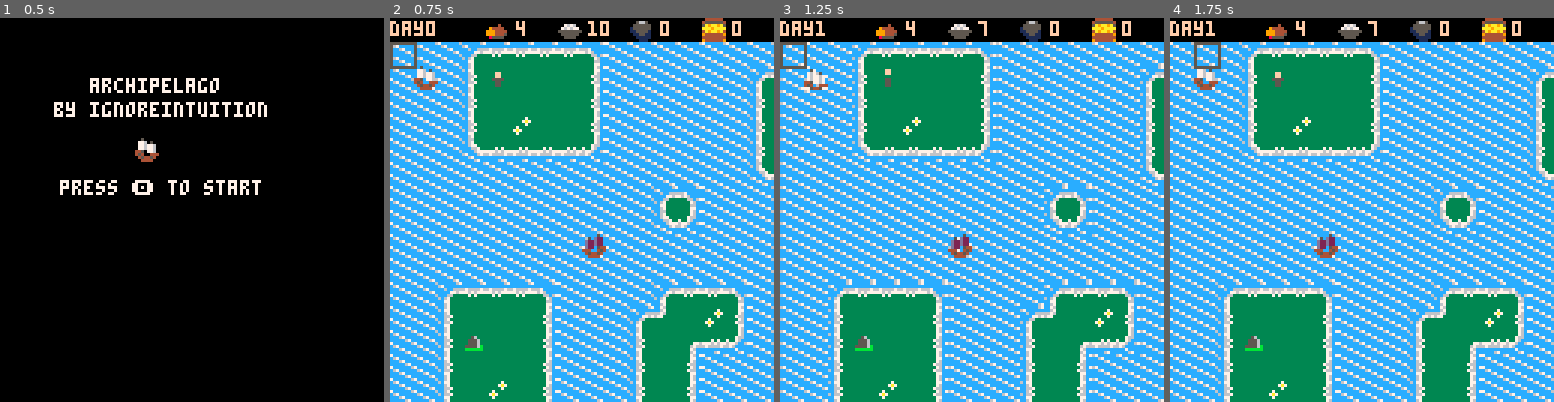
Above: before the commit, frames 1-4 (left to right).
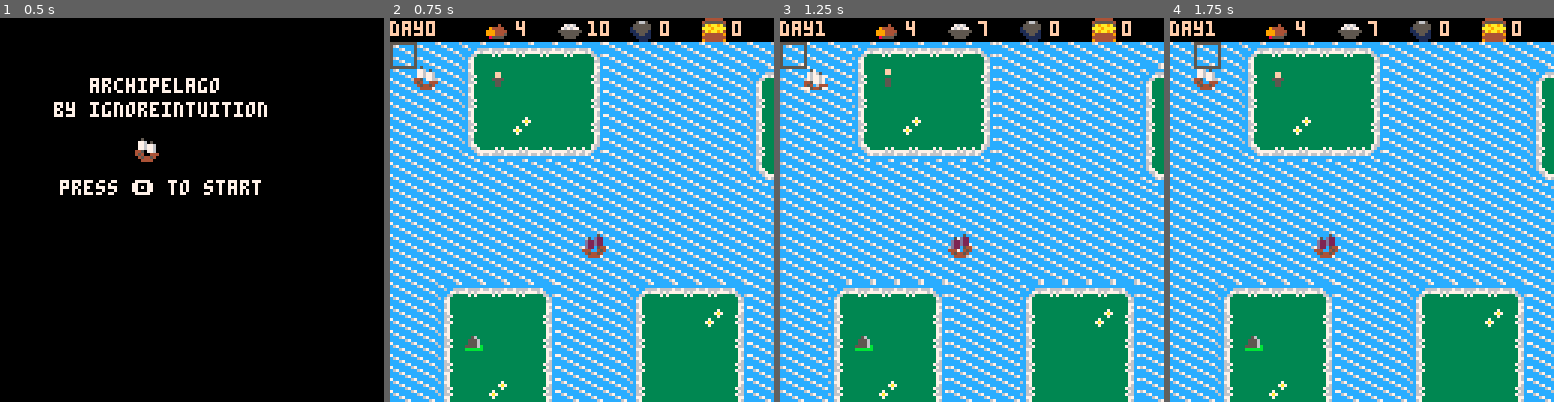
Above: after the commit, the same moments.

Repository: ignoreintuition/archipelago
Game: PICO-8 cartridge archipelago.p8
The game is run twice, just before and just after one commit, with the same random seed, the same clock (stepped at 60 frames per second) and the same inputs.
Inputs:
- Up to frame 1 (0.5 s): tap X (X key) at 0.33 s
- Up to frame 2 (0.75 s): tap O (Z key) at 0.7 s
- Up to frame 3 (1.25 s): tap X (X key) at 1.07 s
- Up to frame 4 (1.75 s): hold Right from 1.6 s (still down); tap O (Z key) at 1.7 s

Frame 1 is identical in both runs. In frame 2, 4.0% of the frame differs, in the area x 62-94%, y 43-100%; in frame 3, 4.0%; in frame 4, 4.0%.

Commit message:
manage islands

Diff:
--- a/archipelago.p8
+++ b/archipelago.p8
@@ -86,13 +86,13 @@
 00000000000000000000000000000000000000000000000000000000000000000000000000000000000000000000000000000000000000000000000000000000
 00000000000000000000000000000000000000000000000000000000000000000000000000000000000000000000000000000000000000000000000000000000
 00000000000000000000000000000000000000000000000000000000000000000000000000000000000000000000000000000000000000000000000000000000
-101010101010302121210121f0212121c050505050a0101010101010101010101010101010101010101010101010101010101010101010101010101010101010
-10101010101010101010101010101010101010101010101010101010101010101010101010101010101010101010101010101010101010101010101010101010
-101010101010302101212121c0505050a01010101010101010101010101010101010101010101010101010101010101010101010101010101010101010101010
-10101010101010101010101010101010101010101010101010101010101010101010101010101010101010101010101010101010101010101010101010101010
-1010101010103021212121c0a0101010101010101010101010101010101010101010101010101010101010101010101010101010101010101010101010101010
-10101010101010101010101010101010101010101010101010101010101010101010101010101010101010101010101010101010101010101010101010101010
-1010101010109050505050a010101010101010101010101010101010101010101010101010101010101010101010101010101010101010101010101010101010
+101010101010109050505050505050505050505050a0101010101010101010101010101010101010101010101010101010101010101010101010101010101010
+10101010101010101010101010101010101010101010101010101010101010101010101010101010101010101010101010101010101010101010101010101010
+10101010101010101010101010101010101010101010101010101010101010101010101010101010101010101010101010101010101010101010101010101010
+10101010101010101010101010101010101010101010101010101010101010101010101010101010101010101010101010101010101010101010101010101010
+10101010101010101010101010101010101010101010101010101010101010101010101010101010101010101010101010101010101010101010101010101010
+10101010101010101010101010101010101010101010101010101010101010101010101010101010101010101010101010101010101010101010101010101010
+10101010101010101010101010101010101010101010101010101010101010101010101010101010101010101010101010101010101010101010101010101010
 10101010101010101010101010101010101010101010101010101010101010101010101010101010101010101010101010101010101010101010101010101010
 10101010101010101010101010101010101010101010101010101010101010101010101010101010101010101010101010101010101010101010101010101010
 10101010101010101010101010101010101010101010101010101010101010101010101010101010101010101010101010101010101010101010101010101010
@@ -287,34 +287,34 @@
 0101010706060606080101010101010101010101010101010101010101010101010101010101010101010101010101010101010101010101010101010101010101010101010101010101010101010101010101010101010101010101010101010101010101010101010101010101010101010101010101010101010101010101
 0101010312121212040101010101010706060606060801010101010101010101010101010101010101010101010101010101010101010101010101010101010101010101010101010101010101010101010101010101010101010101010101010101010101010101010101010101010101010101010101010101010101010101
 0101010312121212040101010101010312120f12120401010101010101010101010101010101010101010101010101010101010101010101010101010101010101010101010101010101010101010101010101010101010101010101010101010101010101010101010101010101010101010101010101010101010101010101
-01010103120f121204010101010101030f121011120d06080101010101010706060606080101010101010101010101010101010101010101010101010101010101010101010101010101010101010101010101010101010101010101010101010101010101010101010101010101010101010101010101010101010101010101
-01010109050505050a0101010101010312121211111212040101010101070e12120c050a0101010101010101010101010101010101010101010101010101010101010101010101010101010101010101010101010101010101010101010101010101010101010101010101010101010101010101010101010101010101010101
-0101010101010101010101010101010905050b12120f12040101010101031212120401010101010101010101010101010101010101010101010101010101010101010101010101010101010101010101010101010101010101010101010101010101010101010101010101010101010101010101010101010101010101010101
-01010101010101010101010708010101010109050505050a0101010101031211110401010101010101010101010101010101010101010101010101010101010101010101010101010101010101010101010101010101010101010101010101010101010101010101010101010101010101010101010101010101010101010101
-0101010101010101010101090a01010101010101010101010101010101031211110401010101010101010101010101010101010101010101010101010101010101010101010101010101010101010101010101010101010101010101010101010101010101010101010101010101010101010101010101010101010101010101
-0101010101010101010101010101010101010101010101010101010101031211110401010101010101010101010101010101010101010101010101010101010101010101010101010101010101010101010101010101010101010101010101010101010101010101010101010101010101010101010101010101010101010101
-0101010101010101010101010101010101010101010101010101010101031211110407060608010101010101010101010101010101010101010101010101010101010101010101010101010101010101010101010101010101010101010101010101010101010101010101010101010101010101010101010101010101010101
-0101070606060801010101070606080101010101010101010101010101031212110d0e111204010101010101010101010101010101010101010101010101010101010101010101010101010101010101010101010101010101010101010101010101010101010101010101010101010101010101010101010101010101010101
-01010312121204010101070e120f040101010101010101010101010101031212111111111204010101010101010101010101010101010101010101010101010101010101010101010101010101010101010101010101010101010101010101010101010101010101010101010101010101010101010101010101010101010101
-0101031012120401010103120c050a0101010101070608010101010101090b12121212121204010101010101010101010101010101010101010101010101010101010101010101010101010101010101010101010101010101010101010101010101010101010101010101010101010101010101010101010101010101010101
-01010312121204010101031204010101010101070e120d06080101010101090505050505050a010101010101010101010101010101010101010101010101010101010101010101010101010101010101010101010101010101010101010101010101010101010101010101010101010101010101010101010101010101010101
-010103120f1204010101031204010101010101090b10120c0a01010101010101010101010101010101010101010101010101010101010101010101010101010101010101010101010101010101010101010101010101010101010101010101010101010101010101010101010101010101010101010101010101010101010101
-0101090505050a01010103110d0801010101010103120f040101010101010101010101010101010101010101010101010101010101010101010101010101010101010101010101010101010101010101010101010101010101010101010101010101010101010101010101010101010101010101010101010101010101010101
-0101010101010101010103111104010101010101031212040101010101010101010101010101010101010101010101010101010101010101010101010101010101010101010101010101010101010101010101010101010101010101010101010101010101010101010101010101010101010101010101010101010101010101
-010101010706080101010905050a0101010101010905050a0101010706060606060606080101010708010101010101010101010101010101010101010101010101010101010101010101010101010101010101010101010101010101010101010101010101010101010101010101010101010101010101010101010101010101
-010101010312040101010101010101010101010101010101010101031212121212121204010101090a010101010101010101010101010101010101010101010101010101010101010101010101010101010101010101010101010101010101010101010101010101010101010101010101010101010101010101010101010101
+01010103120f121204010101010101030f121011120401010101010101070606060606060608010101010101010101010101010101010101010101010101010101010101010101010101010101010101010101010101010101010101010101010101010101010101010101010101010101010101010101010101010101010101
+01010109050505050a0101010101010312121211110401010101010101031212121212121204010101010101010101010101010101010101010101010101010101010101010101010101010101010101010101010101010101010101010101010101010101010101010101010101010101010101010101010101010101010101
+0101010101010101010101010101010905050505050a01010101010101031212121212121204010101010101010101010101010101010101010101010101010101010101010101010101010101010101010101010101010101010101010101010101010101010101010101010101010101010101010101010101010101010101
+0101010101010101010101010101010101010101010101010101010101031211111212121204010101010101010101010101010706060606060608010101010101010101010101010101010101010101010101010101010101010101010101010101010101010101010101010101010101010101010101010101010101010101
+0101010101010101010101010101010101010101010101010101010101031211111212121204010101010101010101010101010312121212121204010101010101010101010101010101010101010101010101010101010101010101010101010101010101010101010101010101010101010101010101010101010101010101
+0101010101010101010101010101010101010101010101010101010101031211111212121204010101010101010101010101010312121212121204010101010101010101010101010101010101010101010101010101010101010101010101010101010101010101010101010101010101010101010101010101010101010101
+010101010101010101010101010101010101010101010101010101010103121111121212120401010101010101010101010101090505050505050a010101010101010101010101010101010101010101010101010101010101010101010101010101010101010101010101010101010101010101010101010101010101010101
+0101070606060801010107060606080101010101010101010101010101031212111212111204010101010101010101010101010101010101010101010101010101010101010101010101010101010101010101010101010101010101010101010101010101010101010101010101010101010101010101010101010101010101
+010103121212040101010312120f040101010101010101010101010101031212111111111204010101010101010101010101010101010101010101010101010101010101010101010101010101010101010101010101010101010101010101010101010101010101010101010101010101010101010101010101010101010101
+0101031012120401010103121212040101010107060606080101010101031212121212121204010101010101010101010101010101010101010101010101010101010101010101010101010101010101010101010101010101010101010101010101010101010101010101010101010101010101010101010101010101010101
+010103121212040101010312121204010101010312121204010101010109050505050505050a010101010101010101010101010101010101010101010101010101010101010101010101010101010101010101010101010101010101010101010101010101010101010101010101010101010101010101010101010101010101
+010103120f120401010103121212040101010103121012040101010101010101010101010101010101010101010101010101010101010101010101010101010101010101010101010101010101010101010101010101010101010101010101010101010101010101010101010101010101010101010101010101010101010101
+0101090505050a0101010311121204010101010312120f040101010101010101010101010101010101010101010101010101010101010101010101010101010101010101010101010101010101010101010101010101010101010101010101010101010101010101010101010101010101010101010101010101010101010101
+0101010101010101010103111112040101010103121212040101010101010101010101010101010101010101010101010101010101010101010101010101010101010101010101010101010101010101010101010101010101010101010101010101010101010101010101010101010101010101010101010101010101010101
+01010101070608010101090505050a01010101090505050a0101010706060606060606080101010101010101010101010101010101010101010101010101010101010101010101010101010101010101010101010101010101010101010101010101010101010101010101010101010101010101010101010101010101010101
+0101010103120401010101010101010101010101010101010101010312121212121212040101010101010101010101010101010101010101010101010101010101010101010101010101010101010101010101010101010101010101010101010101010101010101010101010101010101010101010101010101010101010101
 0101010109050a01010101010101010101010101010101010101010312121212121212040101010101010101010101010101010101010101010101010101010101010101010101010101010101010101010101010101010101010101010101010101010101010101010101010101010101010101010101010101010101010101
 010101010101010101010101010101010101010101010101010101031210120f12120f040101010101010101010101010101010101010101010101010101010101010101010101010101010101010101010101010101010101010101010101010101010101010101010101010101010101010101010101010101010101010101
 0101010101010101010101010101010101010101010101010101010312120f12121212040101010101010101010101010101010101010101010101010101010101010101010101010101010101010101010101010101010101010101010101010101010101010101010101010101010101010101010101010101010101010101
-0101010101010101010101010101070606060606060606080101010312121212101212040101010101010101010101010101010101010101010101010101010101010101010101010101010101010101010101010101010101010101010101010101010101010101010101010101010101010101010101010101010101010101
-01010101010101010101010107060e1212121212121212040101010312121212121212040101010101010101010101010101010101010101010101010101010101010101010101010101010101010101010101010101010101010101010101010101010101010101010101010101010101010101010101010101010101010101
-0101010101010107060606060e1212111111111112121204010101090b12121212120c0a0101010101010101010101010101010101010101010101010101010101010101010101010101010101010101010101010101010101010101010101010101010101010101010101010101010101010101010101010101010101010101
-010101010101010312120f121212121111111111120f1204010101010905050505050a010101010101010101010101010101010101010101010101010101010101010101010101010101010101010101010101010101010101010101010101010101010101010101010101010101010101010101010101010101010101010101
-010101010101010312121212121212111111111212120c0a0101010101010101010101010101010101010101010101010101010101010101010101010101010101010101010101010101010101010101010101010101010101010101010101010101010101010101010101010101010101010101010101010101010101010101
-0101010101010103121212121212121212121212120c0a010101010101010101010101010101010101010101010101010101010101010101010101010101010101010101010101010101010101010101010101010101010101010101010101010101010101010101010101010101010101010101010101010101010101010101
-0101010101010109050505050b1212120c050505050a01010101010101010101010101010101010101010101010101010101010101010101010101010101010101010101010101010101010101010101010101010101010101010101010101010101010101010101010101010101010101010101010101010101010101010101
-01010101010101010101010109050b0c0a010101010101010101010101010101010101010101010101010101010101010101010101010101010101010101010101010101010101010101010101010101010101010101010101010101010101010101010101010101010101010101010101010101010101010101010101010101
-01010101010101070606060606060e0d06060606060801010101010101010101010101010101010101010101010101010101010101010101010101010101010101010101010101010101010101010101010101010101010101010101010101010101010101010101010101010101010101010101010101010101010101010101
-010101010101070e120f121212120f1212121212120401010101010101010101010101010101010101010101010101010101010101010101010101010101010101010101010101010101010101010101010101010101010101010101010101010101010101010101010101010101010101010101010101010101010101010101
-
-
+0101010101010101010101010101010101010101010101010101010312121212101212040101010101010101010101010101010101010101010101010101010101010101010101010101010101010101010101010101010101010101010101010101010101010101010101010101010101010101010101010101010101010101
+0101010101010101010101010101010101010101010101010101010312121212121212040101010101010101010101010101010101010101010101010101010101010101010101010101010101010101010101010101010101010101010101010101010101010101010101010101010101010101010101010101010101010101
+0101010101010107060606060606060606060606060801010101010312121212121212040101010101010101010101010101010101010101010101010101010101010101010101010101010101010101010101010101010101010101010101010101010101010101010101010101010101010101010101010101010101010101
+010101010101010312120f1212121211111111111204010101010109050505050505050a0101010101010101010101010101010101010101010101010101010101010101010101010101010101010101010101010101010101010101010101010101010101010101010101010101010101010101010101010101010101010101
+0101010101010103121212121212121111111112120401010101010101010101010101010101010101010101010101010101010101010101010101010101010101010101010101010101010101010101010101010101010101010101010101010101010101010101010101010101010101010101010101010101010101010101
+0101010101010103121212121212121212121212120401010101010101010101010101010101010101010101010101010101010101010101010101010101010101010101010101010101010101010101010101010101010101010101010101010101010101010101010101010101010101010101010101010101010101010101
+0101010101010103121212121212121212121212120401010101010101010101010101010101010101010101010101010101010101010101010101010101010101010101010101010101010101010101010101010101010101010101010101010101010101010101010101010101010101010101010101010101010101010101
+0101010101010103121212121212121212121212120401010101010101010101010101010101010101010101010101010101010101010101010101010101010101010101010101010101010101010101010101010101010101010101010101010101010101010101010101010101010101010101010101010101010101010101
+0101010101010103121212121212121212121212120401010101010101010101010101010101010101010101010101010101010101010101010101010101010101010101010101010101010101010101010101010101010101010101010101010101010101010101010101010101010101010101010101010101010101010101
+0101010101010103120f121212120f1212121212120401010101010101010101010101010101010101010101010101010101010101010101010101010101010101010101010101010101010101010101010101010101010101010101010101010101010101010101010101010101010101010101010101010101010101010101
+
+
--- a/src/building.lua
+++ b/src/building.lua
@@ -19,7 +19,8 @@
     description = spriteDesc[spr],
     queueForUpdate = false,
     queueForAssignment = false,
-    queuedUnits = 0
+    queuedUnits = 0,
+    zone = checkZone(x, y)
   }
   if b.spr == sprites["storage"] then
     maxResource = maxResource + 10
@@ -102,6 +103,7 @@
       "level: " .. b.lvl,
       "coord (" .. b.x .. ", " .. b.y .. ")",
       "labor: " .. b.labor.current .. "/" .. b.labor.cost,
+      "island " .. b.zone,
       b.description
     },
     "lg"
--- a/src/dialog.lua
+++ b/src/dialog.lua
@@ -17,8 +17,8 @@
     c = c,
     t = t,
     sz = sz,
-    x = mapX * 8 + dSize[sz][1],
-    y = mapY * 8 + dSize[sz][2],
+    x = gMap.x * 8 + dSize[sz][1],
+    y = gMap.y * 8 + dSize[sz][2],
   }
   if spr then
     d.imageDialog = true
--- a/src/map.lua
+++ b/src/map.lua
@@ -1,18 +1,75 @@
+gMap = {
+  zones = {},
+  x = 0,
+  y = 0,
+  width = 128,
+  height = 64,
+  _init = function(self)
+    local zCount = 1
+    for j = 0, self.width, 1 do
+      for i = 0, self.height, 1 do
+        if isWalkable(i, j) then
+          if isWalkable(i - 1, j) then
+            local z = checkZone(i - 1, j)
+            add(
+              self.zones,
+              { x = i, y = j, zone = z }
+            )
+          elseif isWalkable(i, j - 1) then
+            local z = checkZone(i, j - 1)
+            add(
+              self.zones,
+              { x = i, y = j, zone = z }
+            )
+          else
+            add(
+              self.zones,
+              { x = i, y = j, zone = zCount }
+            )
+            zCount += 1
+          end
+        end
+      end
+    end
+  end,
+  _update = function(self)
+    self.x = flr(c.x / 16) * 16
+    self.y = flr(c.y / 15) * 15
+    if timer % 30 == 0 then
+      toggleTile()
+    end
+  end,
+  _draw = function(self)
+    cls()
+    camera(self.x * 8, (self.y - 1) * 8)
+    map(0, 0, 0, 0, 128, 64)
+  end
+}
 function initMap()
-  mapX = 0
-  mapY = 0
+  gMap._init(gMap)
 end
 
 function updateMap()
-  mapX = flr(c.x / 16) * 16
-  mapY = flr(c.y / 15) * 15
-  if timer % 30 == 0 then
-    toggleTile()
+  gMap._update(gMap)
+end
+
+function drawMap()
+  gMap._draw(gMap)
+end
+
+function checkZone(x, y)
+  if gMap.zones then
+    for i, v in ipairs(gMap.zones) do
+      if v.x == x and v.y == y then
+        return v.zone
+      end
+    end
+    return 0
+  else
+    return nil
   end
 end
 
-function drawMap()
-  cls()
-  camera(mapX * 8, (mapY - 1) * 8)
-  map(0, 0, 0, 0, 128, 64)
+function isWalkable(x, y)
+  return mget(x, y) >= 3 and mget(x, y) <= 18
 end
--- a/src/sprites.lua
+++ b/src/sprites.lua
@@ -111,3 +111,13 @@
   mode = modes["select"]
   return false
 end
+
+function unitInZone(x, y)
+  local z = checkZone(x, y)
+  for i, v in ipairs(activeSprites) do
+    if v.type == unit and checkZone(v.x, v.y) == z then
+      return true
+    end
+  end
+  return false
+end
--- a/src/tile.lua
+++ b/src/tile.lua
@@ -17,8 +17,8 @@
 end
 
 function toggleTile()
-  for x = mapX, mapX + 15 do
-    for y = mapY, mapY + 14 do
+  for x = gMap.x, gMap.x + 15 do
+    for y = gMap.y, gMap.y + 14 do
       if isTile(2, x, y) then
         swapTile(x, y)
       elseif isTile(3, x, y) then
--- a/src/toolbar.lua
+++ b/src/toolbar.lua
@@ -34,7 +34,6 @@
     cancelIcon
   },
   farm = {
-    { "harvest", 49, "harvestResource", "food" },
     upgradeIcon,
     { "destroy", 51, "destroySprite", "farm" },
     cancelIcon
@@ -98,8 +97,8 @@
 
 function drawToolbar()
   if toolbarActive then
-    local x = mapX * 8 + toolbars["width"]
-    local y = mapY * 8 + toolbars["height"]
+    local x = gMap.x * 8 + toolbars["width"]
+    local y = gMap.y * 8 + toolbars["height"]
     rect(x - 1, y - 1, x + 49, y + 17, 13)
     rectfill(x, y, x + 48, y + 16, 0)
     for i, v in ipairs(toolbars[toolbars["current"]]) do
@@ -110,8 +109,8 @@
 end
 
 function showToolbar()
-  tbx = mapX * 8 + toolbars["width"] + 8 * activeAction
-  tby = mapY * 8 + toolbars["height"]
+  tbx = gMap.x * 8 + toolbars["width"] + 8 * activeAction
+  tby = gMap.y * 8 + toolbars["height"]
   rect(tbx, tby, tbx + 8, tby + 8, 5)
   if btnp(⬅️) then
     activeAction = (activeAction - 1) % count(toolbars[toolbars["current"]])
@@ -139,15 +138,21 @@
     if arg == "troop" or arg == "citizen" then
       local spr = addSprite({ arg, c.x, c.y })
       -- TODO check for actual cost
-    elseif resource["wood"] >= 1 then
-      resource["wood"] = resource["wood"] - 1
-      local spr = addSprite({ arg, c.x, c.y })
-    else
+    elseif resource["wood"] < 1 then
       dialog(
         "build",
         { "not enough\nwood" },
         "sm"
       )
+    elseif not unitInZone(c.x, c.y) then
+      dialog(
+        "build",
+        { "no units" },
+        "sm"
+      )
+    else
+      resource["wood"] = resource["wood"] - 1
+      local spr = addSprite({ arg, c.x, c.y })
     end
   end,
   destroySprite = function(arg)
--- a/src/ui.lua
+++ b/src/ui.lua
@@ -103,15 +103,15 @@
     local tile = getTileInfo(c.x, c.y)
     dialog(
       "tile info",
-      { "tile " .. tile.terr, "coord (" .. c.x .. ", " .. c.y .. ")" },
+      { "tile " .. tile.terr, "coord (" .. c.x .. ", " .. c.y .. ")", "island " .. checkZone(c.x, c.y)},
       "lg"
     )
   end
 end
 
 function drawOverlay()
-  local x = mapX * 8
-  local y = mapY * 8 - 8
+  local x = gMap.x * 8
+  local y = gMap.y * 8 - 8
   rectfill(x, y, x + 128, y + 7, 0)
   print("day" .. day, x, y + 1, 15)
   spr(54, (x + 4) * 8, y)
Not shown, changed: config.txt
Not shown, changed: dist/archipelago.p8.png
